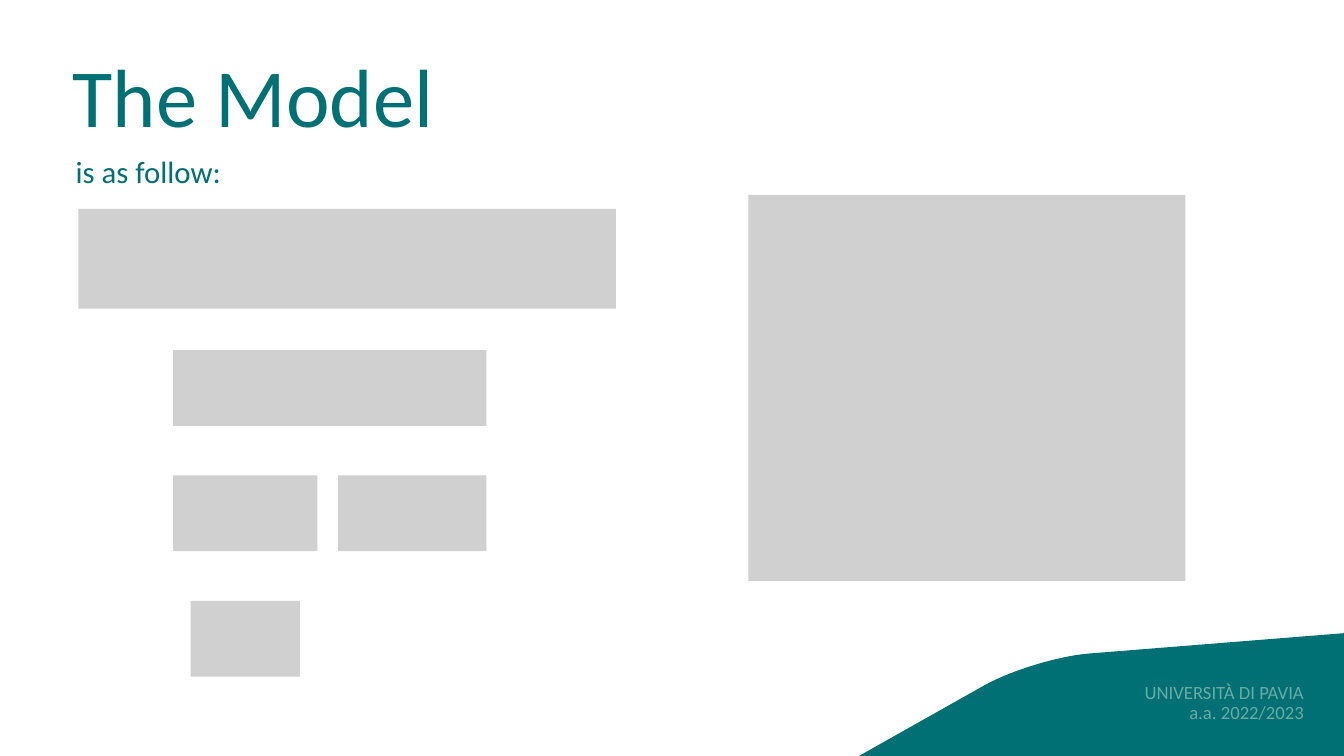
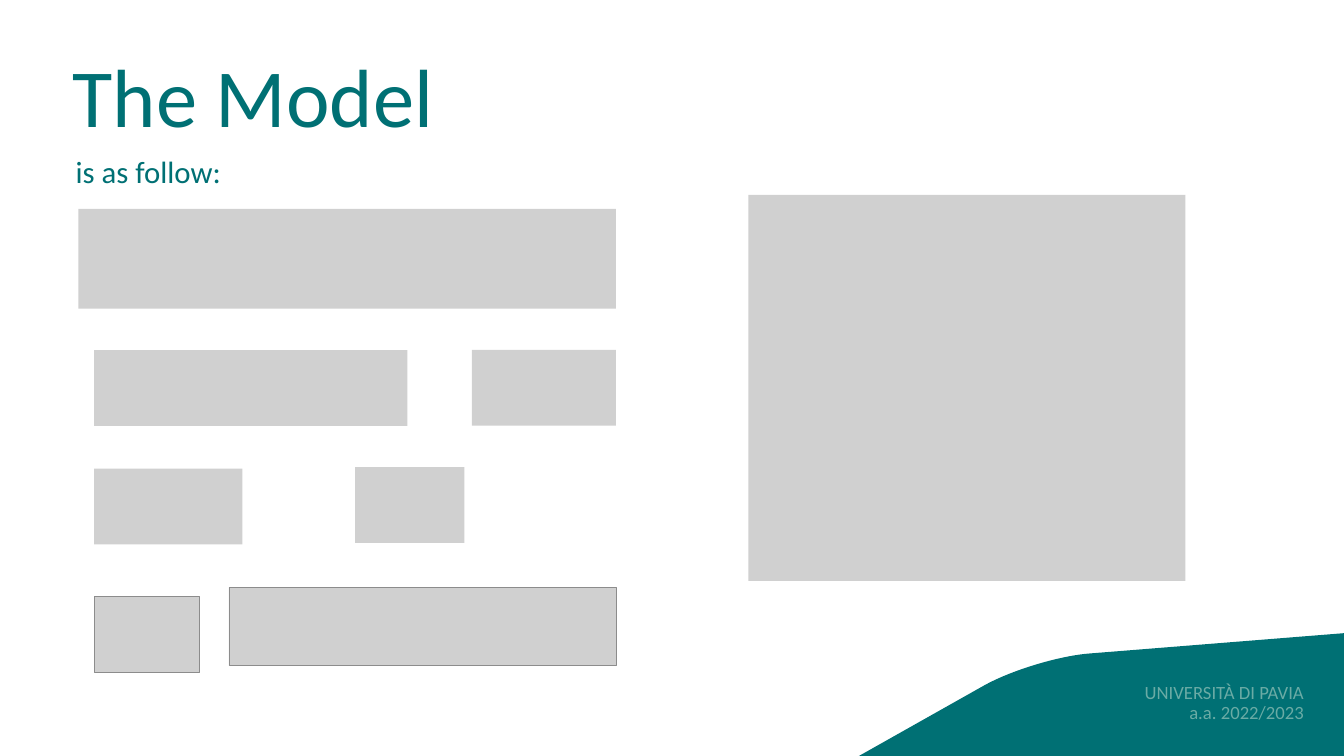
Before and after one commit to BravoRagazzo/SpiderMotor, a slide deck: slide 5 of Industrial Control.pptx. Drawn at 1344x756 pixels with LibreOffice and Linux fonts; fonts in the diff are those of the drawing; grey boxes stand for pictures; background and template pictures are left out. Boxes give left, top, right and bottom in pixels: in the first picture for what was removed or moved away, otherwise in the second. Text is boxed around its words. In the diff, an @@ line names an element or a change of style, - is before the commit and + after.

Commit message:
added w and bw

```diff
--- a/Industrial Control.pptx
+++ b/Industrial Control.pptx
@@ picture: place and size @@
-picture at (173,350,487,426)
+picture at (94,350,407,426)
@@ picture: place and size @@
-picture at (173,475,318,551)
+picture at (472,350,616,426)
@@ picture: place and size @@
-picture at (338,475,487,551)
+picture at (94,468,243,544)
@@ picture: place and size @@
-picture at (191,601,300,677)
+picture at (355,467,464,543)
@@ picture added at (94,597,200,673) @@
@@ picture added at (229,587,616,666) @@
```
